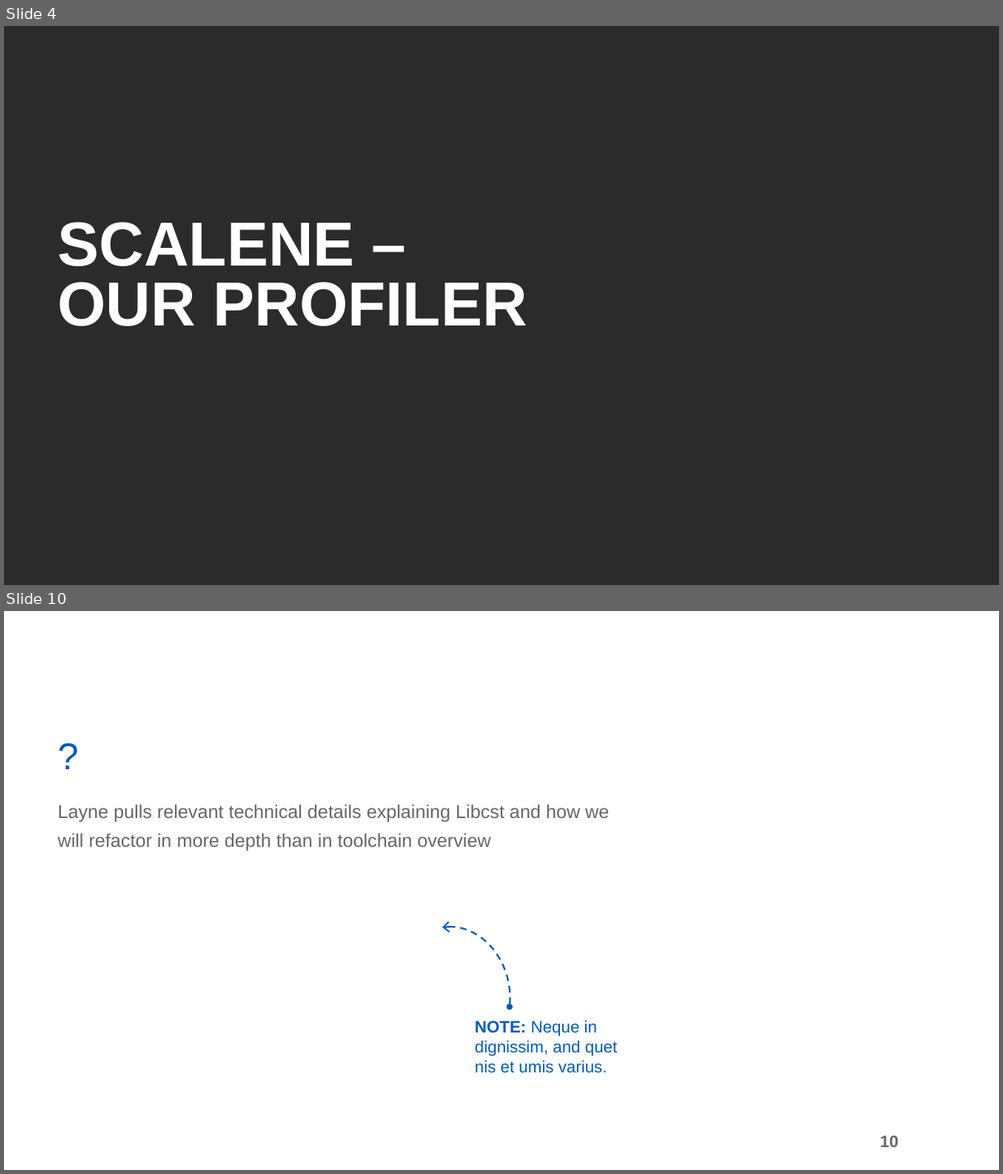
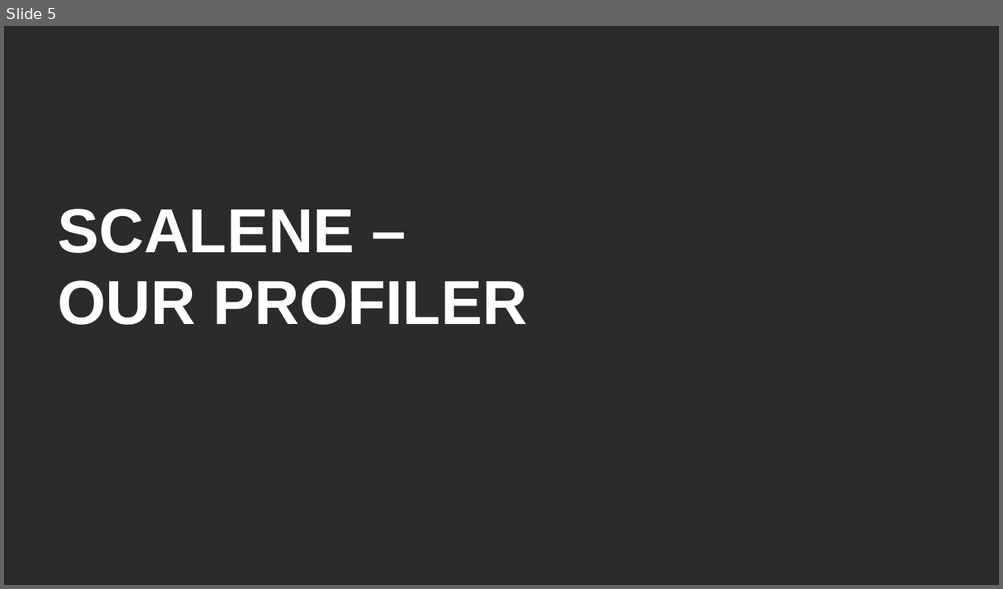
Before and after one commit to robmurr/AI-Energy-Optimization, a slide deck: Documentation/ELRAIENERGYOPTIMIZATIONPRESENTATION.pptx. Shown one above the other, each under a label of ours: slides 4 and 10 before the commit, slide 5 after it; the slides between them are not shown. The pictures are 1003x1174 and 1003x589 pixels, drawn with LibreOffice and Linux fonts; fonts in the diff are those of the drawing; background and template pictures are left out; a plain dark background stands for a picture behind light text. Boxes give left, top, right and bottom in pixels: in the first picture for what was removed or moved away, otherwise in the second. Text is boxed around its words. In the diff, an @@ line names an element or a change of style, - is before the commit and + after.

```diff
--- a/Documentation/ELRAIENERGYOPTIMIZATIONPRESENTATION.pptx
+++ b/Documentation/ELRAIENERGYOPTIMIZATIONPRESENTATION.pptx
@@ slide 10 removed at (4, 611, 999, 1170), background picture (left out) @@
@@ title removed at (51, 733, 617, 782) @@
-?
@@ text removed at (58, 805, 609, 851) @@
-Layne pulls relevant technical details explaining Libcst and how we will refactor in more depth than in toolchain overview
@@ arc (boxed as its full ellipse) removed at (386, 919, 520, 1071) @@
@@ text removed at (475, 1020, 617, 1073) @@
-NOTE: Neque in dignissim, and quet nis et umis varius.
@@ page number removed at (879, 1136, 898, 1147) @@
-10
@@ what was slide 4 is now slide 5 @@
@@ slide 5 changed as well @@
@@ title "SCALENE – OUR PROFILER" at (58, 209, 526, 325): line spacing 58pt to 0.97 @@
```
Also in this commit, not shown: 2 other slides changed, 21 slides added, 19 other slides removed.
